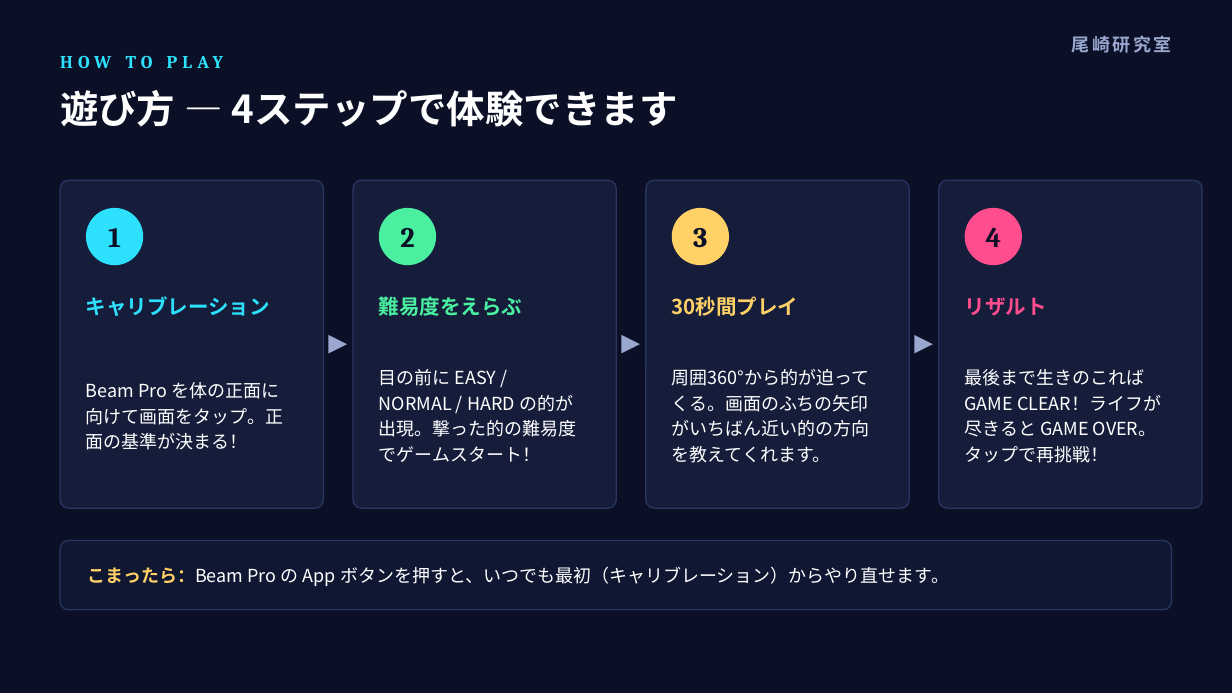
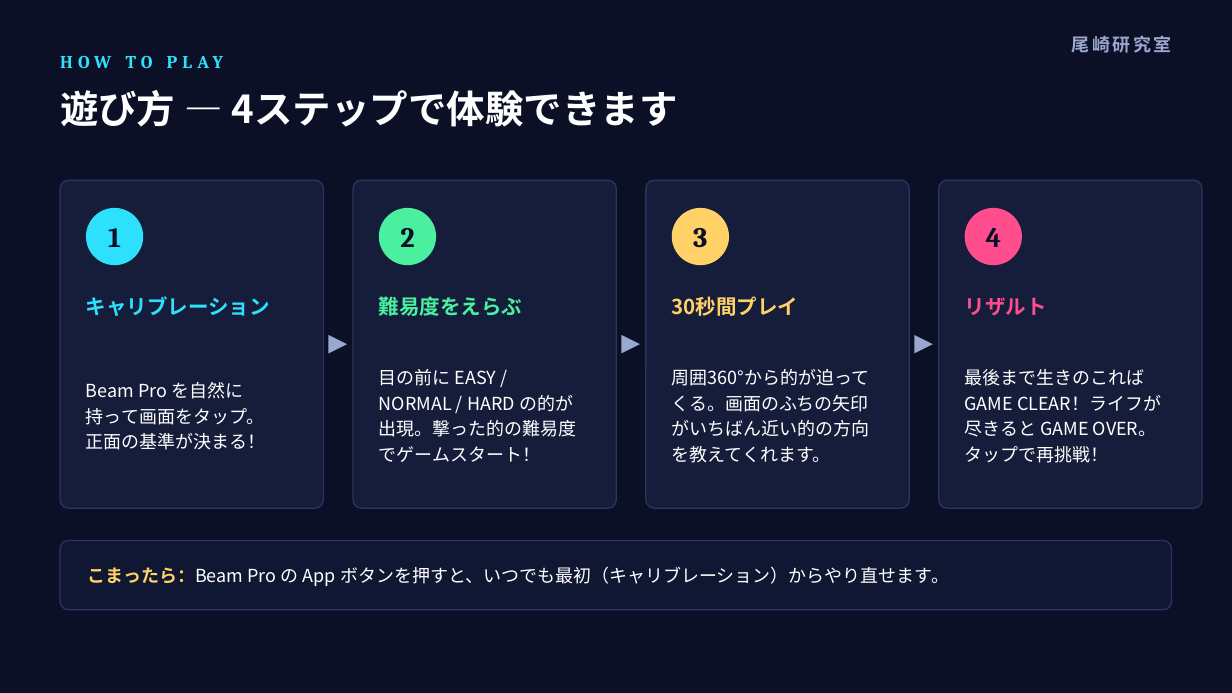
Before and after one commit to Garden-Tree/xreal-shooting, a slide deck: slide 2 of オープンキャンパス紹介スライド.pptx. Drawn at 1232x693 pixels with LibreOffice and Linux fonts; fonts in the diff are those of the drawing. Boxes give left, top, right and bottom in pixels: in the first picture for what was removed or moved away, otherwise in the second. Text is boxed around its words. In the diff, an @@ line names an element or a change of style, - is before the commit and + after.

```diff
--- a/オープンキャンパス紹介スライド.pptx
+++ b/オープンキャンパス紹介スライド.pptx
@@ text at <box>86,382,266,450</box>: text changed @@
-Beam Pro を体の正面に向けて画面をタップ。正面の基準が決まる！
+Beam Pro を自然に
+持って画面をタップ。
+正面の基準が決まる！
```
Also in this commit, not shown: 3 other slides changed, 4 other files.
